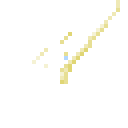
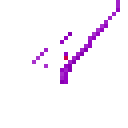
The second 128px x 128px image is a revision of the first. Changes to its layers:
painted on "Copie de hdd_lilac_beam_gunblade_revised_charging_0_e.png" over box(32, 0, 120, 84)
